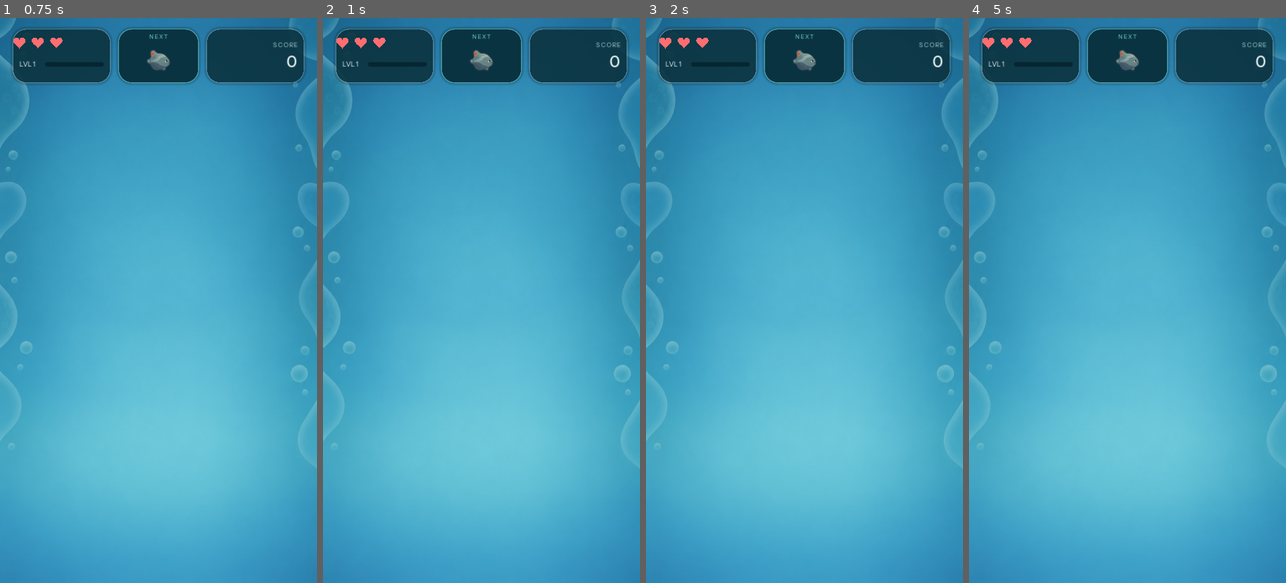
Above: before the commit, frames 1-4 (left to right).
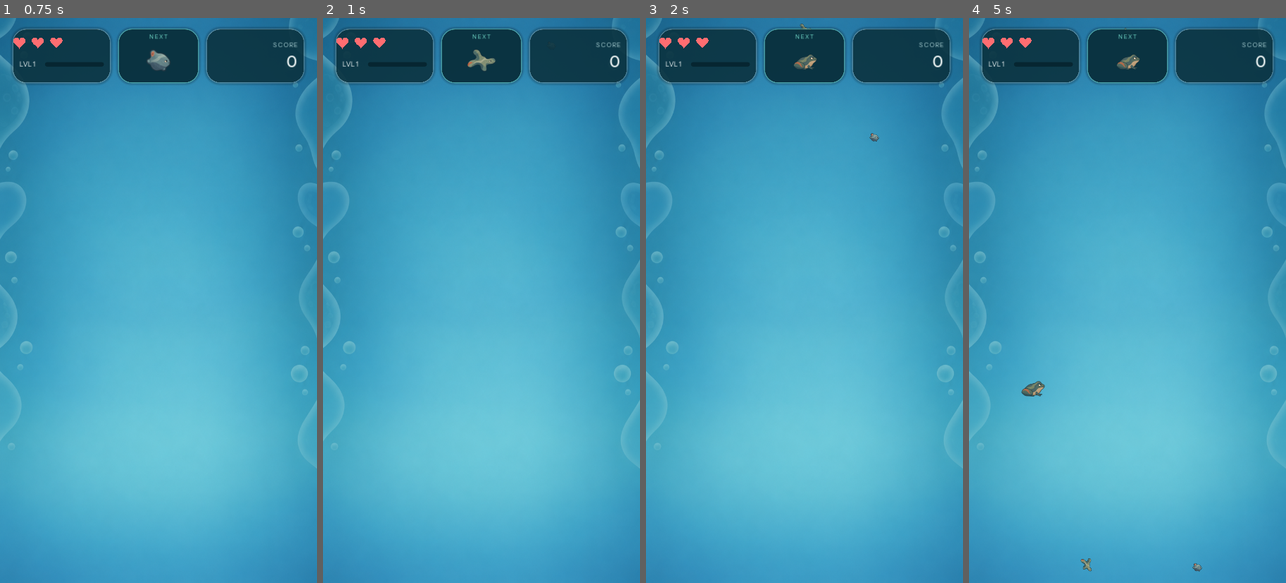
Above: after the commit, the same moments.

Repository: Trend25/Evolution_Game
Game: Godot game, scene res://scenes/Main.tscn
Two runs of this game, one before a commit and one after it. Both use one fixed random seed, a clock stepped at 60 frames per second and the inputs below.
Inputs (mouse positions are in pixels of both pictures, inside the frame that each line leads up to):
- Up to frame 1 (0.75 s): tap Enter at 0.5 s; move the mouse to (228, 272) at 0.52 s; click (228, 272) at 0.67 s
- Up to frame 2 (1 s): no input
- Up to frame 3 (2 s): tap Space at 1.25 s; drag from (741, 328) to (804, 108) at 1.27 s
- Up to frame 4 (5 s): move the mouse to (1159, 176) at 2.02 s; click (1159, 176) at 2.17 s; drag from (1111, 413) to (1032, 215) at 2.77 s; move the mouse to (1222, 385) at 3.52 s; click (1222, 385) at 3.67 s; tap Enter at 4.25 s; drag from (1032, 215) to (1127, 108) at 4.27 s

Frame 1 is identical in both runs. In frame 2, 0.2% of the frame differs, in the area x 45-55%, y 5-10%; in frame 3, 0.2%; in frame 4, 0.4%, in the area x 16-74%, y 1-98%.

Commit message:
fix: register organism container runtime group
Root cause: scenes/Main.tscn declared OrganismContainer's group
membership as a scene-file body property line:

    [node name="OrganismContainer" type="Node" parent="."]
    groups = ["organism_container"]

This is not valid Godot 4 group-declaration syntax. Godot 4's PackedScene
format only recognizes group membership as a node-HEADER attribute
(`groups=[...]` inside the `[node ...]` brackets); a `groups = [...]`
line in the property body is not a real settable property on Node, so
the loader silently drops it - no error, no warning, nothing added to
the group.

Confirmed via runtime instrumentation, and isolated from any timing/race
possibility, that with the broken declaration OrganismContainer.get_groups()
was permanently empty, is_in_group("organism_container") permanently
false, and get_tree().get_first_node_in_group("organism_container")
permanently null - identically at scene-ready time, one frame later, and
one second later. A minimal reproduction scene using the correct
node-header syntax registered its group immediately and reliably,
confirming this is a Main.tscn serialization/authoring error, not a
Godot 4.7.2 engine bug.

This broke the real production lookup used by both:
  - spawner.gd::_drop_current_organism() (the real drop path)
  - organism.gd::_perform_merge() / _perform_fish_part_merge()
    (the real merge/evolution path)

Fix: rewrite only the node header to declare the group correctly -

    [node name="OrganismContainer" type="Node" parent="." groups=["organism_container"]]

No runtime guard code was needed or added (fix priority A applied); the
declarative fix alone resolves lookup at ready-time, one frame later, and
one second later, verified by rerunning the same runtime instrumentation
against the corrected file.

Also removes the disposable, never-committed QA driver's temporary
add_to_group() workaround (scripts/qa_driver.gd, outside version control)
that had been used to exercise the real drop/merge code path while this
bug was still open - QA now passes through the unmodified production
group lookup with no workaround.

No changes to collision, merge results, score/XP economy, spawn cooldown,
bonus timer, fish pairing rules, HUD visual design, fonts, NEXT preview
appearance, background, or organism art.

Co-Authored-By: Claude Sonnet 5 <noreply@anthropic.com>
Claude-Session: https://claude.ai/code/session_01N9tHsh58i3BaywyNuiTqEg

Diff:
--- a/scenes/Main.tscn
+++ b/scenes/Main.tscn
@@ -74,8 +74,7 @@
 left_bound_x = 30.0
 right_bound_x = 690.0
 
-[node name="OrganismContainer" type="Node" parent="."]
-groups = ["organism_container"]
+[node name="OrganismContainer" type="Node" parent="." groups=["organism_container"]]
 
 [node name="UI_Canvas" type="CanvasLayer" parent="."]
 layer = 10
